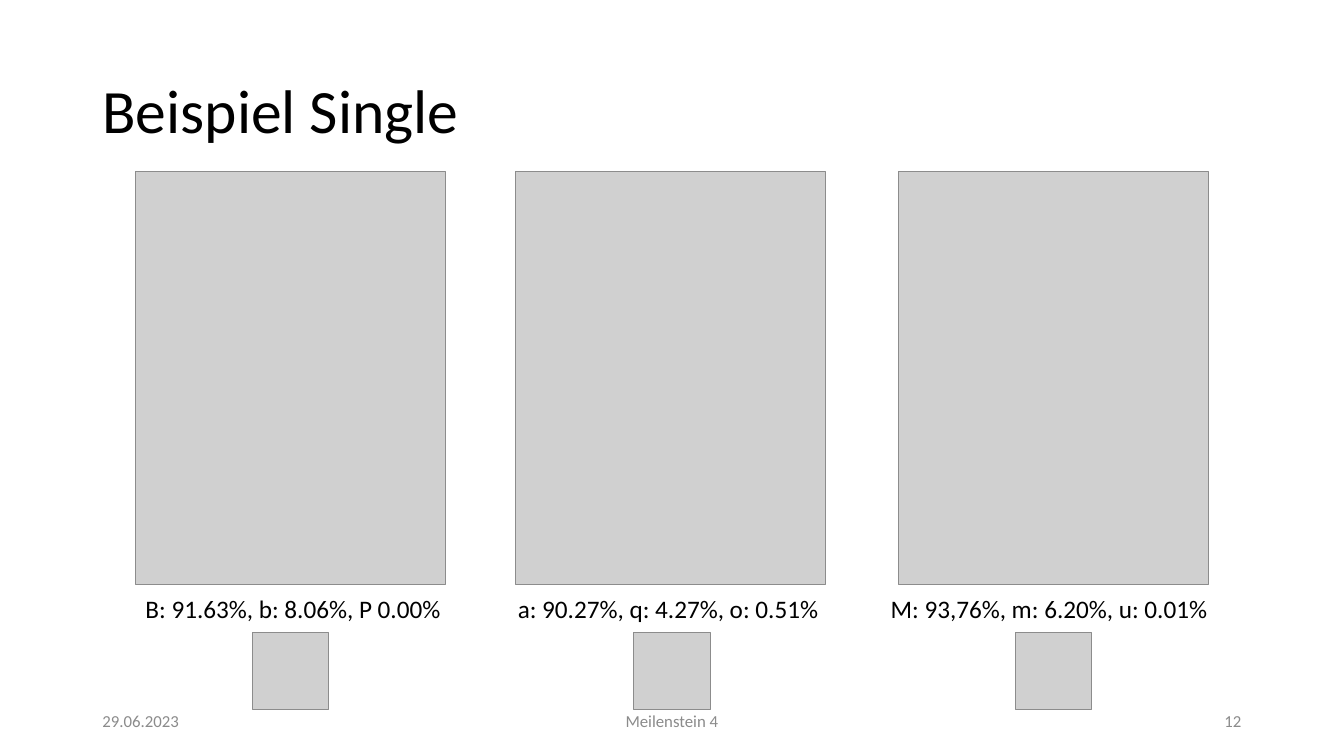
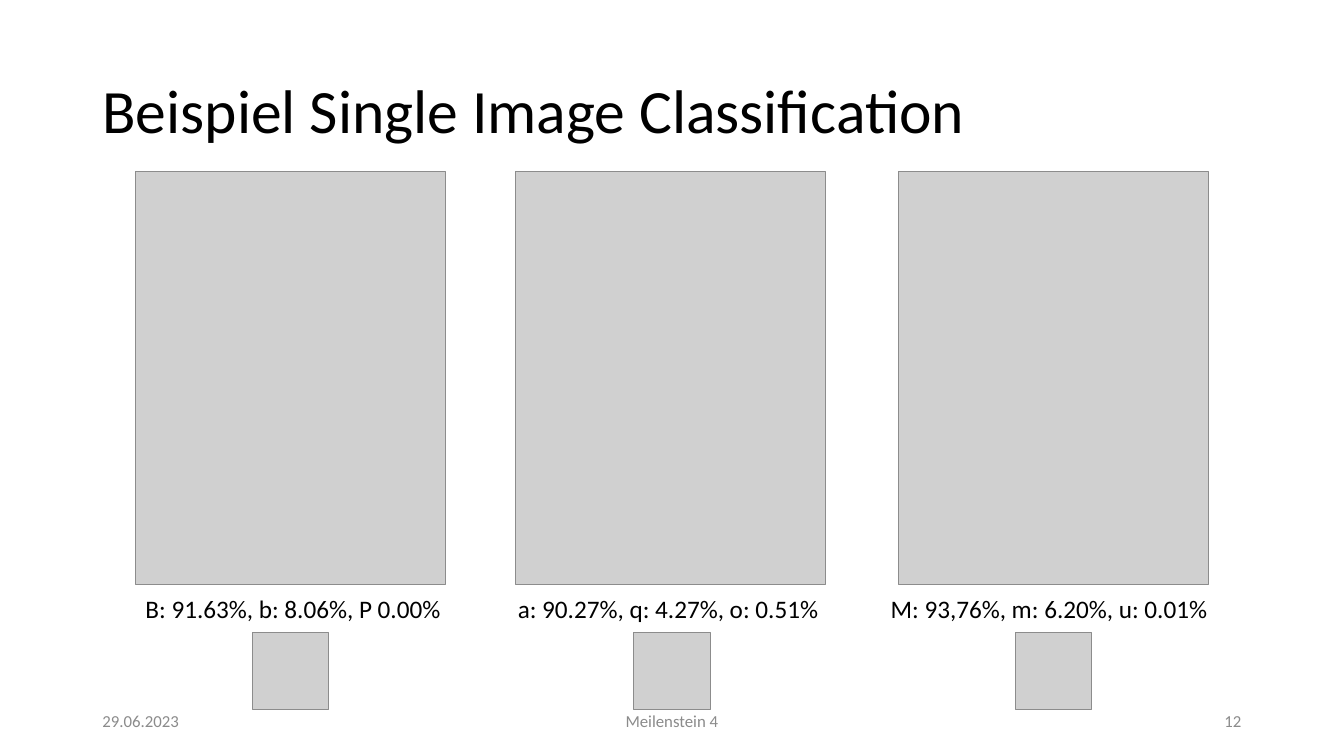
Before and after one commit to mfeller2000/DeepLearning-OCR-App, a slide deck: slide 12 of doc/meilensteine/MS4.pptx. Drawn at 1344x756 pixels with LibreOffice and Linux fonts; fonts in the diff are those of the drawing; grey boxes stand for pictures. Boxes give left, top, right and bottom in pixels: in the first picture for what was removed or moved away, otherwise in the second. Text is boxed around its words. In the diff, an @@ line names an element or a change of style, - is before the commit and + after.

Commit message:
update presentation

```diff
--- a/doc/meilensteine/MS4.pptx
+++ b/doc/meilensteine/MS4.pptx
@@ title at (102,90,964,144): text changed @@
-Beispiel Single
+Beispiel Single Image Classification
```
Also in this commit, not shown: 1 other slide changed.
